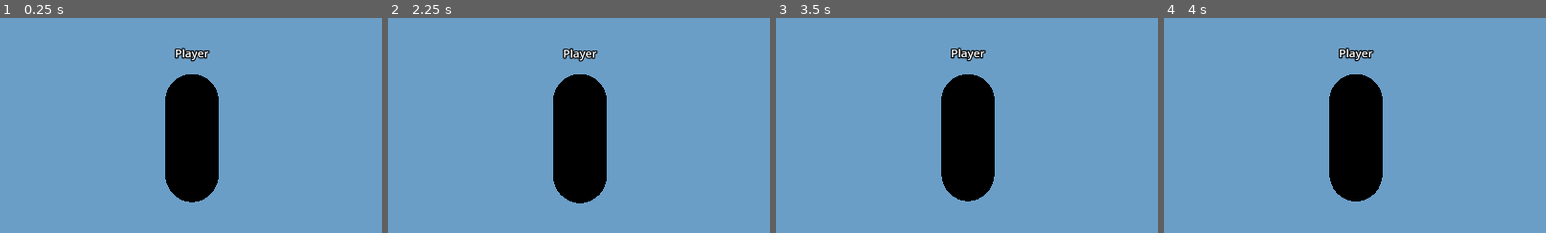
Above: before the commit, frames 1-4 (left to right).
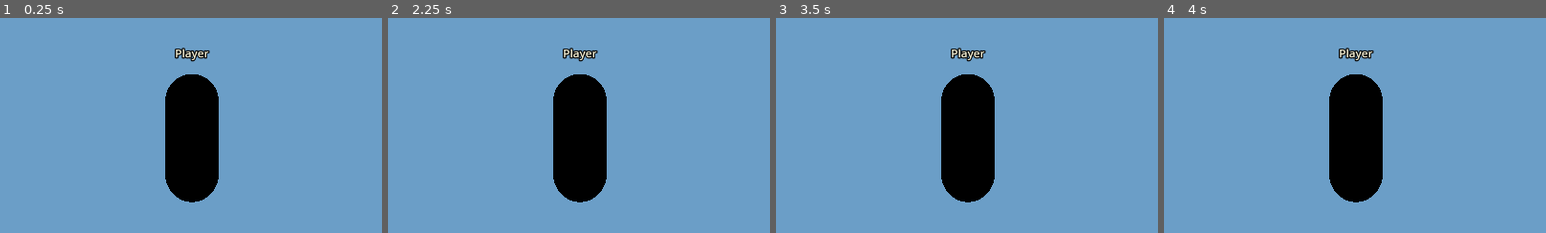
Above: after the commit, the same moments.

Repository: Tommy533145/Tom-Jain
Game: Godot game, scene res://scenes/player.tscn
The game is run twice, just before and just after one commit, with the same random seed, the same clock (stepped at 60 frames per second) and the same inputs. This scene is started directly instead of the project's main scene.
Inputs (mouse positions are % of the whole screen's width and height, from its top left):
- Up to frame 1 (0.25 s): no input
- Up to frame 2 (2.25 s): tap Enter at 0.5, 2 s; move the mouse to (55, 50) at 0.52 s; hold W (move_forward) from 0.53 s (still down); tap Space (jump) at 0.6, 0.77, 1.07, 1.25, 1.35, 1.52, 1.82, 2.1 s; move the mouse to (45, 50) at 1.27 s; move the mouse to (52, 48) at 2.02 s
- Up to frame 3 (3.5 s): keep holding W (move_forward); tap Space (jump) at 2.75, 2.85, 3.02, 3.32 s; move the mouse to (49, 52) at 2.77 s
- Up to frame 4 (4 s): keep holding W (move_forward); tap Enter at 3.5 s; move the mouse to (57, 51) at 3.52 s; tap Space (jump) at 3.6, 3.77 s
The pictures show only the part of the screen within x 25-75%, y 33-83%; the shares and areas given below are measured in that part.

The runs differ from the first frame. In frame 1, 0.1% of the frame differs, in the area x 46-55%, y 14-20%; in frame 2, 0.3%, in the area x 43-58%, y 13-87%; in frame 3, 0.3%; in frame 4, 0.2%.
Error before the commit: Invalid call. Nonexistent function 'send_player_state' in base 'Node (network.gd)'. (res://scripts/player.gd:41)

Commit message:
Add third-person Godot player controller

Diff:
--- a/godot/scripts/player.gd
+++ b/godot/scripts/player.gd
@@ -1,53 +1,56 @@
 extends CharacterBody3D
 
-@export var move_speed: float = 6.0
-@export var jump_velocity: float = 5.0
+@export var move_speed: float = 10.0
 @export var mouse_sensitivity: float = 0.0025
 
 var gravity: float = float(ProjectSettings.get_setting("physics/3d/default_gravity"))
 var camera_pivot: Node3D
-var remote_target_position: Vector3
-var remote_target_yaw: float = 0.0
-var display_name: String = "Player"
+var display_name := "Player"
 var name_tag: Label3D
+var is_local_player := false
+var remote_target_position := Vector3.ZERO
+var remote_target_yaw := 0.0
+var send_accumulator := 0.0
 
 func _ready() -> void:
     camera_pivot = $CameraPivot
-    $CameraPivot/SpringArm3D/Camera3D.current = is_multiplayer_authority()
+    $CameraPivot/SpringArm3D/Camera3D.current = is_local_player
     name_tag = Label3D.new()
     name_tag.text = display_name
     name_tag.position = Vector3(0, 2.1, 0)
     name_tag.billboard = BaseMaterial3D.BILLBOARD_ENABLED
+    name_tag.modulate = Color(0.96, 0.94, 0.83)
     add_child(name_tag)
     remote_target_position = global_position
-    if is_multiplayer_authority():
+    if is_local_player:
         Input.mouse_mode = Input.MOUSE_MODE_CAPTURED
 
 func _unhandled_input(event: InputEvent) -> void:
-    if not is_multiplayer_authority():
+    if not is_local_player:
         return
     if event is InputEventMouseMotion and Input.mouse_mode == Input.MOUSE_MODE_CAPTURED:
         rotate_y(-event.relative.x * mouse_sensitivity)
         camera_pivot.rotate_x(-event.relative.y * mouse_sensitivity)
-        camera_pivot.rotation.x = clamp(camera_pivot.rotation.x, -1.0, 0.65)
+        camera_pivot.rotation.x = clamp(camera_pivot.rotation.x, -0.95, 0.4)
     elif event.is_action_pressed("ui_cancel"):
         Input.mouse_mode = Input.MOUSE_MODE_VISIBLE
     elif event is InputEventMouseButton and event.pressed and Input.mouse_mode == Input.MOUSE_MODE_VISIBLE:
         Input.mouse_mode = Input.MOUSE_MODE_CAPTURED
 
 func _physics_process(delta: float) -> void:
-    if is_multiplayer_authority():
+    if is_local_player:
         _move_local(delta)
-        Network.send_player_state(global_position, rotation.y)
+        send_accumulator += delta
+        if send_accumulator >= 1.0 / 15.0:
+            send_accumulator = 0.0
+            Network.send_move(global_position.x * 10.0, global_position.z * 10.0, rotation.y)
     else:
-        global_position = global_position.lerp(remote_target_position, min(delta * 12.0, 1.0))
-        rotation.y = lerp_angle(rotation.y, remote_target_yaw, min(delta * 12.0, 1.0))
+        global_position = global_position.lerp(remote_target_position, min(delta * 10.0, 1.0))
+        rotation.y = lerp_angle(rotation.y, remote_target_yaw, min(delta * 10.0, 1.0))
 
 func _move_local(delta: float) -> void:
     if not is_on_floor():
         velocity.y -= gravity * delta
-    if Input.is_action_just_pressed("jump") and is_on_floor():
-        velocity.y = jump_velocity
     var input_dir := Input.get_vector("move_left", "move_right", "move_forward", "move_back")
     var direction := (transform.basis * Vector3(input_dir.x, 0, input_dir.y)).normalized()
     if direction.length() > 0.001:
@@ -59,9 +62,10 @@
     move_and_slide()
 
 func set_remote_state(pos: Vector3, yaw: float) -> void:
-    if not is_multiplayer_authority():
-        remote_target_position = pos
-        remote_target_yaw = yaw
+    if is_local_player:
+        return
+    remote_target_position = pos
+    remote_target_yaw = yaw
 
 func update_display_name(value: String) -> void:
     display_name = value
